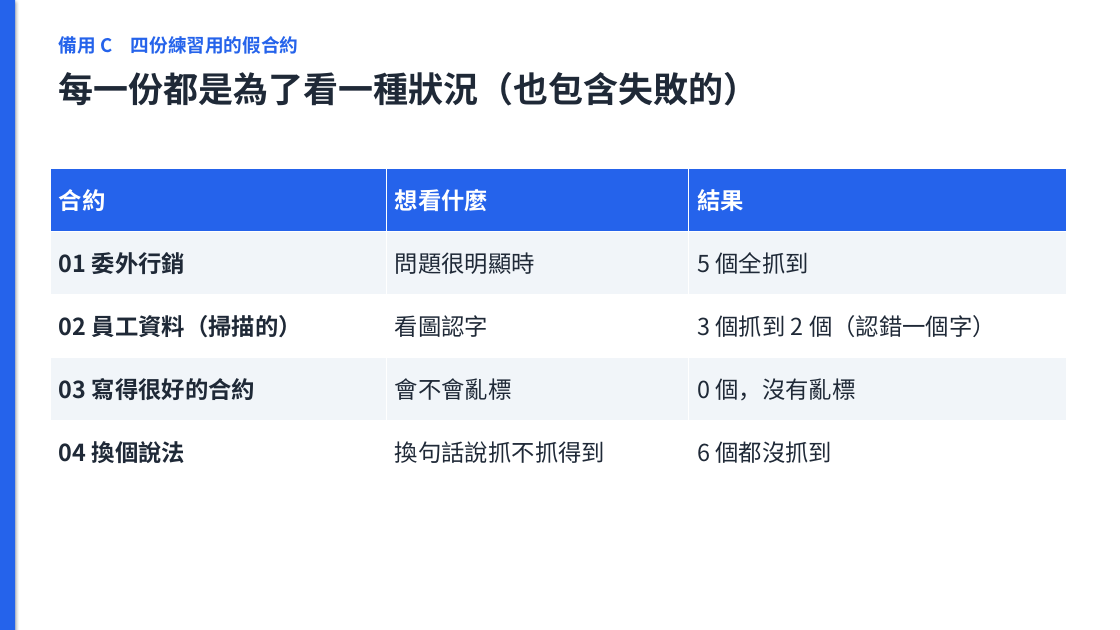
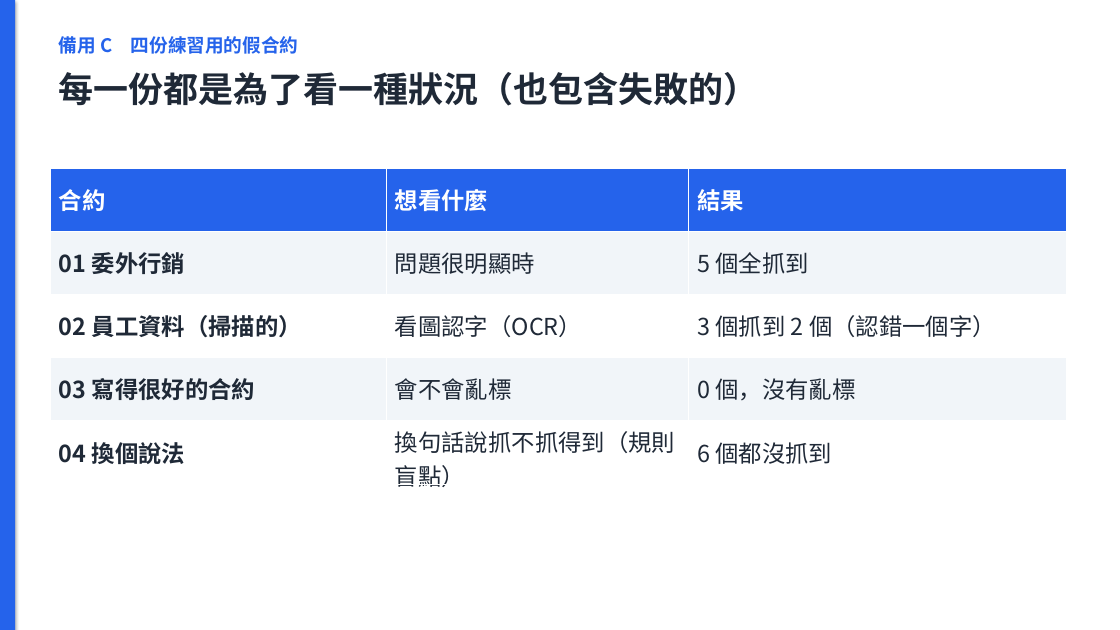
Before and after one commit to jaylooloomi/contract-check, a slide deck: slide 14 of docs/deck/合約外規檢查_簡報.pptx. Drawn at 1120x630 pixels with LibreOffice and Linux fonts; fonts in the diff are those of the drawing. Boxes give left, top, right and bottom in pixels: in the first picture for what was removed or moved away, otherwise in the second. Text is boxed around its words. In the diff, an @@ line names an element or a change of style, - is before the commit and + after.

```diff
--- a/docs/deck/合約外規檢查_簡報.pptx
+++ b/docs/deck/合約外規檢查_簡報.pptx
@@ table at <box>50,168,1067,491</box> @@
-row 3, column 2: 看圖認字
+row 3, column 2: 看圖認字（OCR）
-row 5, column 2: 換句話說抓不抓得到
+row 5, column 2: 換句話說抓不抓得到（規則盲點）
```
Also in this commit, not shown: 8 other slides changed, 20 other files.
